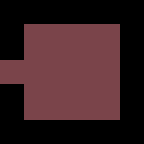
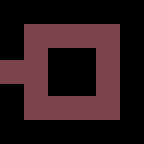
Revision of a layered (144, 144) image; what changed, layer by layer:
painted on "Background" over [48, 48, 96, 96]
